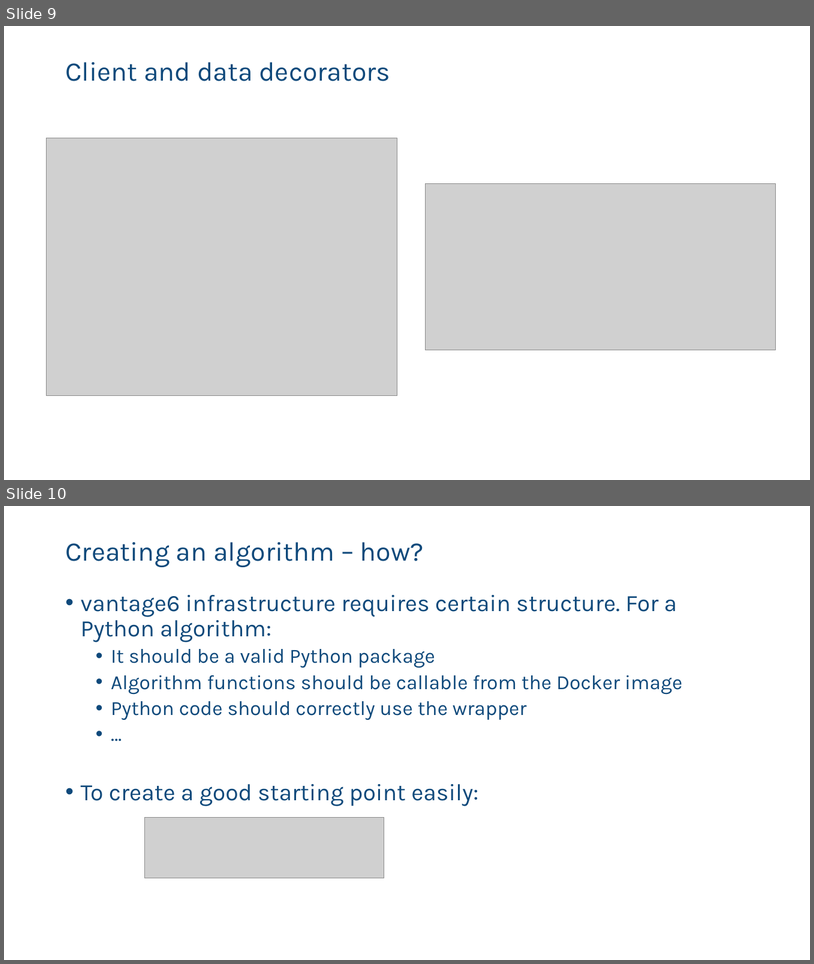
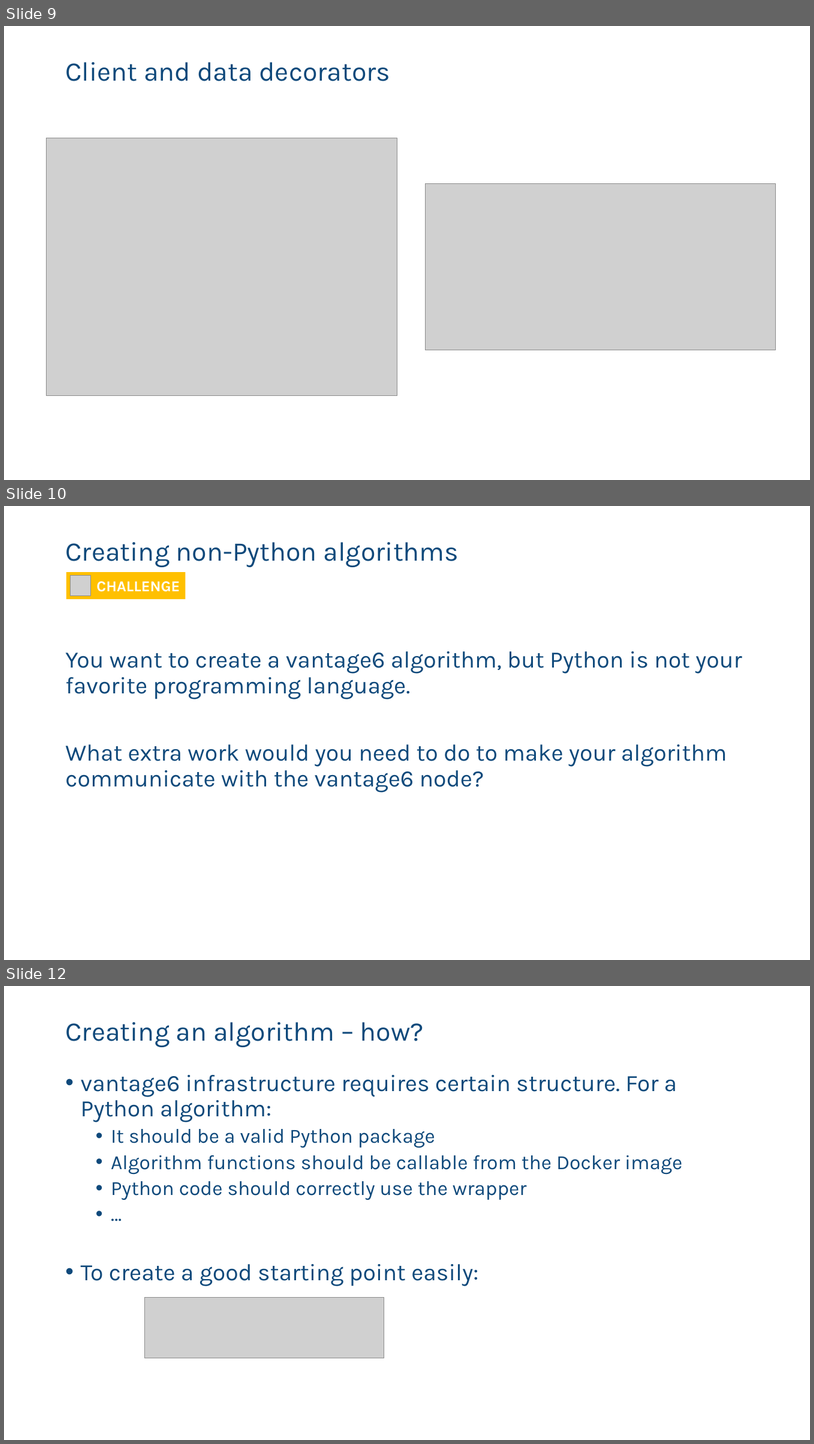
Before and after one commit to vantage6/vantage6-workshop, a slide deck: slides/chapter7_algorithm_development.pptx. Shown one above the other, each under a label of ours: slides 9 and 10 before the commit, slides 9, 10 and 12 after it; the slides between them are not shown. The pictures are 814x964 and 814x1444 pixels, drawn with LibreOffice and Linux fonts; fonts in the diff are those of the drawing; grey boxes stand for pictures; background and template pictures are left out. Boxes give left, top, right and bottom in pixels: in the first picture for what was removed or moved away, otherwise in the second. Text is boxed around its words. In the diff, an @@ line names an element or a change of style, - is before the commit and + after.

```diff
--- a/slides/chapter7_algorithm_development.pptx
+++ b/slides/chapter7_algorithm_development.pptx
@@ slide 10 added at [4,506,810,960], background #FFFFFF @@
@@ title added at [65,542,459,567], 32 pt, text #0F497B @@
+Creating non-Python algorithms
@@ rectangle added at [66,572,185,599], fill #FFC000 @@
@@ picture added at [71,576,91,596] @@
@@ text added at [96,581,180,592], 18 pt, text #FFFFFF, bold @@
+CHALLENGE
@@ text added at [65,651,742,792], 28 pt, text #0F497B @@
+You want to create a vantage6 algorithm, but Python is not your favorite programming language.
+What extra work would you need to do to make your algorithm communicate with the vantage6 node?
@@ what was slide 10 is now slide 12 @@
```
Also in this commit, not shown: 7 slides changed, 1 other slide added.
